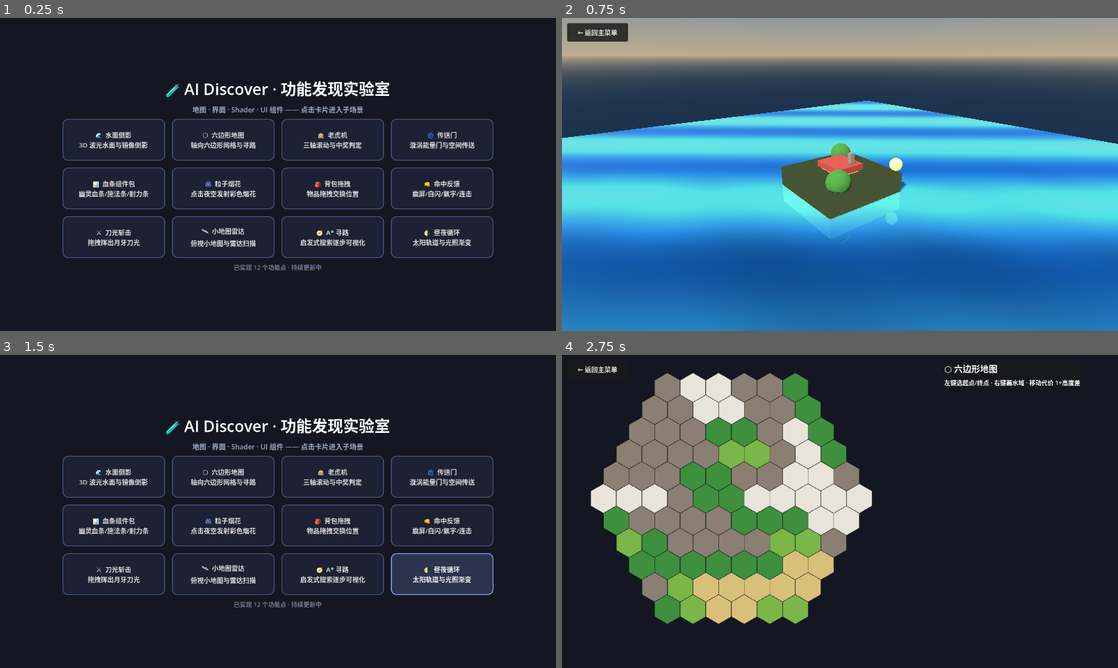
Above: before the commit, frames 1-4 (two rows, left to right).
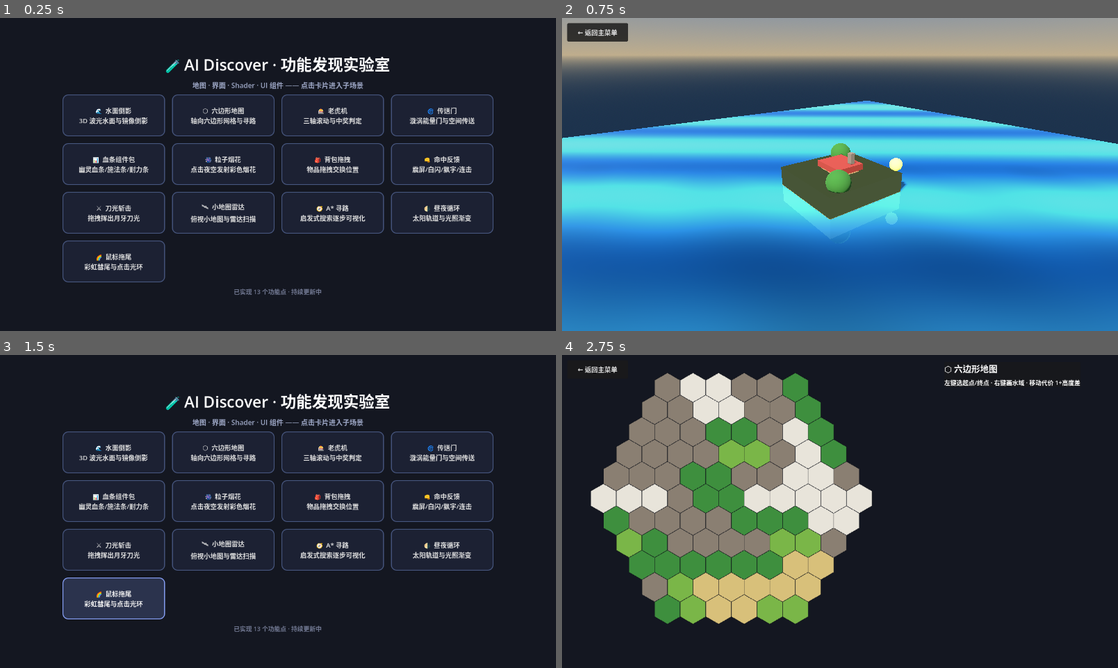
Above: after the commit, the same moments.

Repository: richardkiwilee/pyFramework
Game: Godot game, scene res://scenes/menu.tscn
Same seed, same stepped clock (60 frames per second), same inputs: the game is played once before the commit and once after it.
Inputs:
- Up to frame 1 (0.25 s): no input
- Up to frame 2 (0.75 s): click "🌊 水面倒影 3D 波光水面与镜像倒影" at 0.5 s
- Up to frame 3 (1.5 s): click "← 返回主菜单" at 1.25 s
- Up to frame 4 (2.75 s): click "⬡ 六边形地图 轴向六边形网格与寻路" at 2 s

The runs differ from the first frame. In frame 1, 11% of the frame differs, in the area x 11-89%, y 12-89%; in frame 2, nothing differs; in frame 3, 15%; in frame 4, nothing differs.

Commit message:
ai-discover: 功能13 鼠标拖尾——彩虹彗尾+点击扩散光环
Co-Authored-By: Claude <noreply@anthropic.com>

Diff:
--- /dev/null
+++ b/ai-discover/features/mouse_trail/mouse_trail.gd
@@ -0,0 +1,60 @@
+extends Node2D
+## =============================================================================
+## 鼠标拖尾 —— 彩虹彗尾跟随光标 + 点击扩散环
+## =============================================================================
+## 每帧记录光标位置（最多 TRAIL_LEN 个），逐点绘制：
+##   头部大而亮（白炽核心 + 彩色光晕），尾部细而淡，色相沿轨迹渐变，
+##   随时间整体流转 → 拖出"彩虹彗星"。
+## 点击鼠标：以点击处为中心扩散一个渐隐光环。
+## =============================================================================
+
+const TRAIL_LEN := 55
+
+var _points: Array = []        # 最近鼠标位置（新在前）
+var _hue := 0.0
+var _bursts: Array = []        # {pos, t} 扩散环
+
+
+func _process(delta: float) -> void:
+	_points.push_front(get_viewport().get_mouse_position())
+	if _points.size() > TRAIL_LEN:
+		_points.resize(TRAIL_LEN)   # 硬截断到最大长度
+	_hue = fposmod(_hue + delta * 0.12, 1.0)
+
+	for b in _bursts:
+		b["t"] += delta
+	_bursts = _bursts.filter(func(b: Dictionary) -> bool: return b["t"] < 0.6)
+
+	queue_redraw()
+
+
+func _unhandled_input(event: InputEvent) -> void:
+	if event is InputEventMouseButton and event.pressed and event.button_index == MOUSE_BUTTON_LEFT:
+		_bursts.append({"pos": event.position, "t": 0.0})
+		get_viewport().set_input_as_handled()
+
+
+func _draw() -> void:
+	# 深色背景 + 暗角
+	draw_rect(Rect2(0, 0, 1280, 720), Color(0.05, 0.05, 0.09))
+
+	# 尾迹：旧→新（尾部先画，头部最后覆盖）
+	for i in range(_points.size() - 1, -1, -1):
+		var f := 1.0 - float(i) / float(_points.size())   # 1 = 头部
+		var p: Vector2 = _points[i]
+		var r := 2.0 + f * f * 20.0
+		var hue := fposmod(_hue + (1.0 - f) * 0.9, 1.0)
+		var c := Color.from_hsv(hue, 0.85, 1.0)
+		# 外层光晕（大而透明）
+		draw_circle(p, r * 2.2, Color(c.r, c.g, c.b, f * f * 0.16))
+		# 主体
+		draw_circle(p, r, Color(c.r, c.g, c.b, f * f * 0.85))
+		# 白炽核心
+		draw_circle(p, r * 0.4, Color(1, 1, 1, f * 0.75))
+
+	# 点击扩散环
+	for b in _bursts:
+		var t: float = b["t"]
+		var fade := 1.0 - t / 0.6
+		draw_arc(b["pos"], 6.0 + t * 260.0, 0, TAU, 64, Color(0.6, 0.9, 1.0, fade * 0.8), 3.5)
+		draw_arc(b["pos"], 3.0 + t * 130.0, 0, TAU, 48, Color(1, 1, 1, fade * 0.5), 2.0)
--- /dev/null
+++ b/ai-discover/features/mouse_trail/mouse_trail.tscn
@@ -0,0 +1,17 @@
+[gd_scene load_steps=3 format=3]
+
+[ext_resource type="Script" path="res://features/mouse_trail/mouse_trail.gd" id="1_main"]
+[ext_resource type="PackedScene" path="res://scenes/back_button.tscn" id="2_back"]
+
+[node name="MouseTrail" type="Node2D"]
+script = ExtResource("1_main")
+
+[node name="BackButton" parent="." instance=ExtResource("2_back")]
+
+[node name="HintLabel" type="Label" parent="."]
+offset_left = 16.0
+offset_top = 690.0
+offset_right = 900.0
+offset_bottom = 716.0
+theme_override_font_sizes/font_size = 15
+text = "🌈 移动鼠标拖出彩虹彗尾 · 点击产生扩散光环"
--- a/ai-discover/scripts/menu.gd
+++ b/ai-discover/scripts/menu.gd
@@ -22,6 +22,7 @@
 	{"icon": "🛰", "name": "小地图雷达", "desc": "俯视小地图与雷达扫描", "scene": "res://features/radar/radar.tscn"},
 	{"icon": "🧭", "name": "A* 寻路", "desc": "启发式搜索逐步可视化", "scene": "res://features/astar/astar.tscn"},
 	{"icon": "🌗", "name": "昼夜循环", "desc": "太阳轨道与光照渐变", "scene": "res://features/daynight/daynight.tscn"},
+	{"icon": "🌈", "name": "鼠标拖尾", "desc": "彩虹彗尾与点击光环", "scene": "res://features/mouse_trail/mouse_trail.tscn"},
 ]
 
 @onready var grid: GridContainer = $CenterBox/VBox/Grid
